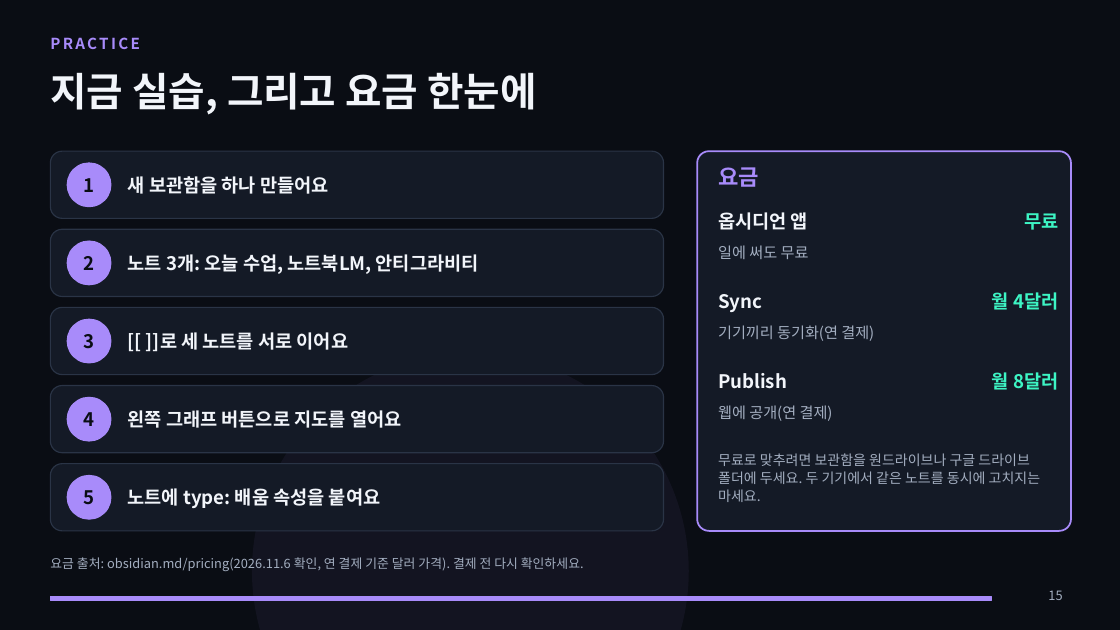
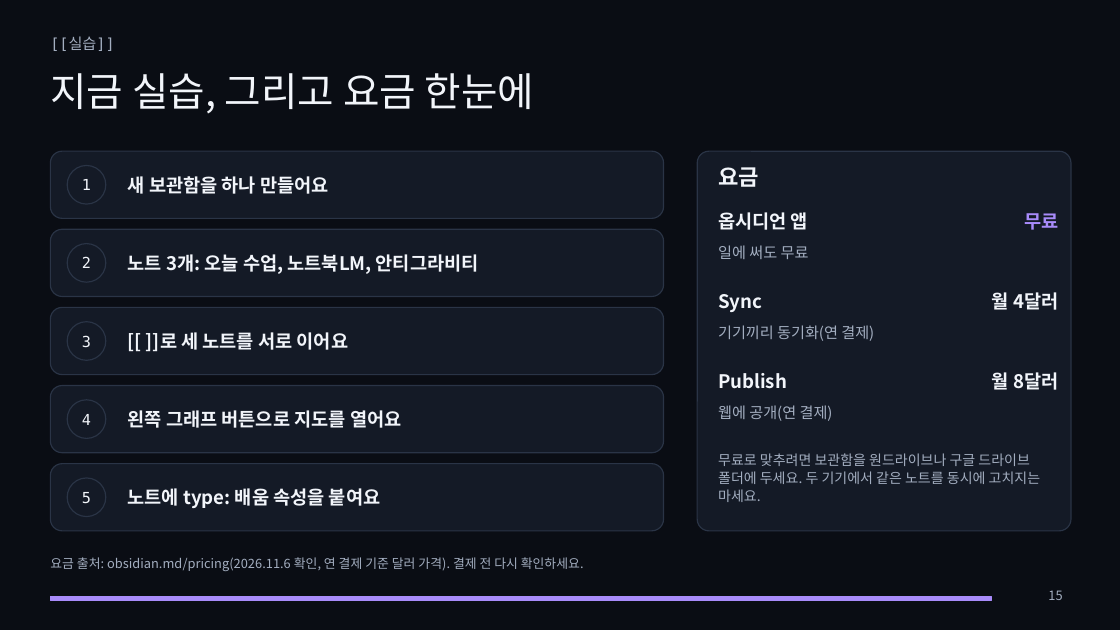
Before and after one commit to metaluca27/huhsame-script, a slide deck: slide 15 of docs/강의/옵시디언_입문/옵시디언_입문_강의.pptx. Drawn at 1120x630 pixels with LibreOffice and Linux fonts; fonts in the diff are those of the drawing. Boxes give left, top, right and bottom in pixels: in the first picture for what was removed or moved away, otherwise in the second. Text is boxed around its words. In the diff, an @@ line names an element or a change of style, - is before the commit and + after.

```diff
--- a/docs/강의/옵시디언_입문/옵시디언_입문_강의.pptx
+++ b/docs/강의/옵시디언_입문/옵시디언_입문_강의.pptx
@@ title "지금 실습, 그리고 요금 한눈에" at [50, 73, 534, 114]: bold off @@
@@ text at [50, 37, 114, 51]: text changed; font Noto Sans CJK KR to DejaVu Sans Mono; text colour #A88BFA to #A3AEC0; bold off @@
-PRACTICE
+[[실습]]
@@ ellipse: place and size @@
-ellipse at [67, 163, 111, 207]
+ellipse at [67, 166, 106, 204]
@@ rounded rectangle at [697, 151, 1071, 531]: outline #A88BFA 1.5 pt to #2A3446 1 pt @@
@@ text "요금" at [718, 167, 759, 187]: text colour #A88BFA to #F2F5FA @@
@@ text "무료" at [1024, 213, 1058, 230]: text colour #3DF5C4 to #A88BFA @@
@@ ellipse: place and size @@
-ellipse at [67, 241, 111, 285]
+ellipse at [67, 244, 106, 282]
@@ text "월 4달러" at [992, 292, 1058, 310]: text colour #3DF5C4 to #F2F5FA @@
@@ size 16 to 13 pt, font Noto Sans CJK KR to DejaVu Sans Mono, text colour #0A0D14 to #F2F5FA, bold off in 5 elements at [82, 179, 91, 190], [82, 256, 91, 268], [82, 414, 91, 425], [82, 492, 91, 504], [82, 335, 91, 347] @@
@@ fill #A88BFA to #141A26; outline #A88BFA 1 pt to #2A3446 1 pt in 5 elements at [67, 166, 106, 204], [67, 244, 106, 282], [67, 400, 106, 439], [67, 478, 106, 517], [67, 322, 106, 360] @@
@@ ellipse: place and size @@
-ellipse at [67, 319, 111, 363]
+ellipse at [67, 322, 106, 360]
@@ text "월 8달러" at [992, 372, 1058, 390]: text colour #3DF5C4 to #F2F5FA @@
@@ ellipse: place and size @@
-ellipse at [67, 397, 111, 441]
+ellipse at [67, 400, 106, 439]
@@ ellipse: place and size @@
-ellipse at [67, 476, 111, 519]
+ellipse at [67, 478, 106, 517]
```
Also in this commit, not shown: 14 other slides changed, 9 other files.
